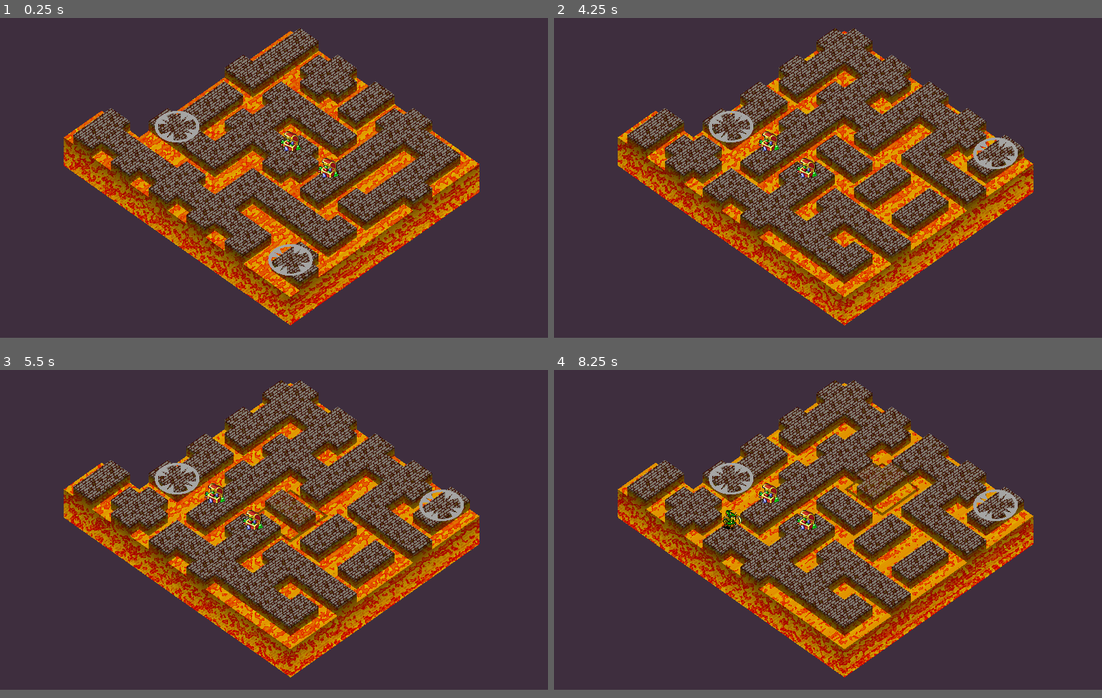
Above: before the commit, frames 1-4 (two rows, left to right).
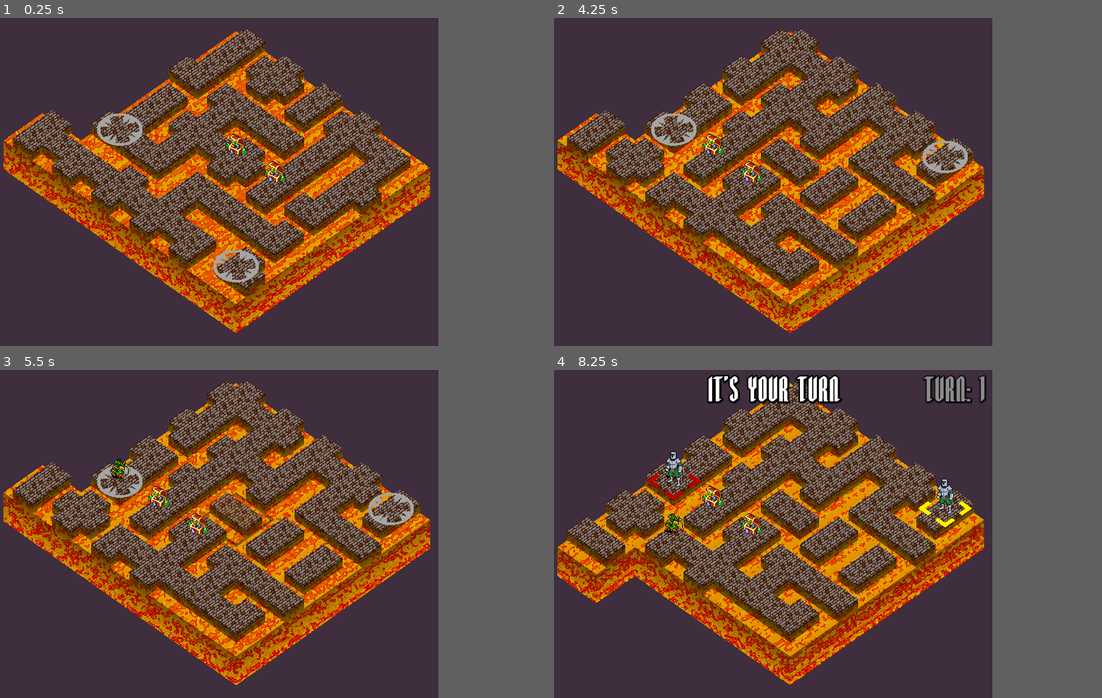
Above: after the commit, the same moments.

Repository: Maxic/magicmaze
Game: Godot game, scene res://main.tscn
The game is run twice, just before and just after one commit, with the same random seed, the same clock (stepped at 60 frames per second) and the same inputs.
Inputs (mouse positions are in pixels of both pictures, inside the frame that each line leads up to):
- Up to frame 1 (0.25 s): no input
- Up to frame 2 (4.25 s): move the mouse to (948, 162) at 0.52 s; hold Right (move_indicator_right) 0.53-1.28 s; tap Space (accept_indicator) at 0.6, 3.6 s; move the mouse to (718, 195) at 1.27 s; hold Left (move_indicator_left) 1.28-2.03 s; click (718, 195) at 1.35 s; move the mouse to (882, 106) at 2.02 s; hold Right (move_indicator_right) 2.03-3.53 s; tap Up (turn_indicator_clockwise) at 2.1 s; move the mouse to (800, 241) at 2.77 s; tap Down (turn_indicator_counterclockwise) at 2.85 s; move the mouse to (992, 224) at 3.52 s; hold Left (move_indicator_left) from 3.53 s (still down); tap R (reset) at 4.15 s
- Up to frame 3 (5.5 s): keep holding Left (move_indicator_left); move the mouse to (109, 481) at 4.27 s; click (109, 481) at 4.35 s; move the mouse to (301, 530) at 5.02 s; tap Up (turn_indicator_clockwise) at 5.1 s
- Up to frame 4 (8.25 s): move the mouse to (745, 448) at 5.77 s; release Left (move_indicator_left) at 5.78 s; hold Right (move_indicator_right) 5.78-8.03 s; tap Down (turn_indicator_counterclockwise) at 5.85 s; move the mouse to (948, 514) at 6.52 s; tap Space (accept_indicator) at 6.6 s; move the mouse to (718, 547) at 7.27 s; click (718, 547) at 7.35 s; move the mouse to (882, 458) at 8.02 s; hold Left (move_indicator_left) from 8.03 s (still down); tap Up (turn_indicator_clockwise) at 8.1 s
In our replay, the window is 800x468 before the commit and 640x480 after it. These sizes can differ from the game's own. Grey fills any space a smaller window leaves; there, only what the larger window draws over its background counts as a difference.

The runs differ from the first frame. In frame 1, 43% of the frame differs, in the area x 0-88%, y 3-97%; in frame 2, 44%; in frame 3, 44%; in frame 4, 45%, in the area x 0-88%, y 1-97%.

Commit message:
new selector, UI logic, sprites

Diff:
--- a/UI.tscn
+++ b/UI.tscn
@@ -1,7 +1,8 @@
-[gd_scene load_steps=4 format=2]
+[gd_scene load_steps=5 format=2]
 
 [ext_resource path="res://assets/fonts/devilsummonerexpand.ttf" type="DynamicFontData" id=1]
 [ext_resource path="res://scripts/UI.gd" type="Script" id=2]
+[ext_resource path="res://scripts/ui_element.gd" type="Script" id=3]
 
 [sub_resource type="DynamicFont" id=1]
 size = 48
@@ -31,16 +32,17 @@
 }
 
 [node name="VBoxContainer" type="VBoxContainer" parent="TopRightContainer"]
-margin_bottom = 580.0
+margin_bottom = 460.0
 
 [node name="turn_text" type="Label" parent="TopRightContainer/VBoxContainer"]
 visible = false
-margin_right = 98.0
+margin_right = 58.0
 margin_bottom = 45.0
 custom_fonts/font = SubResource( 1 )
 custom_colors/font_outline_modulate = Color( 0, 0, 0, 1 )
 custom_colors/font_color_shadow = Color( 0, 0, 0, 1 )
 text = "test"
+script = ExtResource( 3 )
 
 [node name="TopWideContainer" type="MarginContainer" parent="."]
 anchor_right = 1.0
@@ -50,7 +52,7 @@
 }
 
 [node name="VBoxContainer" type="VBoxContainer" parent="TopWideContainer"]
-margin_right = 1004.0
+margin_right = 620.0
 margin_bottom = 14.0
 
 [node name="phase_text" type="Label" parent="TopWideContainer/VBoxContainer"]
@@ -62,6 +64,7 @@
 custom_colors/font_color_shadow = Color( 0, 0, 0, 1 )
 text = "test"
 align = 1
+script = ExtResource( 3 )
 
 [node name="CenterWideContainer" type="MarginContainer" parent="."]
 anchor_top = 0.5
@@ -72,7 +75,7 @@
 }
 
 [node name="VBoxContainer" type="VBoxContainer" parent="CenterWideContainer"]
-margin_right = 1004.0
+margin_right = 620.0
 
 [node name="victory_text" type="Label" parent="CenterWideContainer/VBoxContainer"]
 visible = false
@@ -83,3 +86,4 @@
 custom_colors/font_color_shadow = Color( 0, 0, 0, 1 )
 text = "Victory!"
 align = 1
+script = ExtResource( 3 )
--- a/project.godot
+++ b/project.godot
@@ -49,6 +49,36 @@
 GameLogic="*res://scripts/game_logic.gd"
 EventManager="*res://scripts/event_manager.gd"
 
+[display]
+
+window/size/width=640
+window/size/height=480
+window/stretch/mode="viewport"
+window/stretch/aspect="keep_height"
+
+[importer_defaults]
+
+texture={
+"compress/bptc_ldr": 0,
+"compress/hdr_mode": 0,
+"compress/lossy_quality": 0.7,
+"compress/mode": 0,
+"compress/normal_map": 0,
+"detect_3d": false,
+"flags/anisotropic": false,
+"flags/filter": false,
+"flags/mipmaps": false,
+"flags/repeat": 0,
+"flags/srgb": 1,
+"process/HDR_as_SRGB": false,
+"process/fix_alpha_border": true,
+"process/invert_color": false,
+"process/premult_alpha": false,
+"size_limit": 0,
+"stream": false,
+"svg/scale": 1.0
+}
+
 [input]
 
 move_indicator_right={
--- a/scenes/hero_sprite.tscn
+++ b/scenes/hero_sprite.tscn
@@ -3,6 +3,8 @@
 [ext_resource path="res://assets/footman.png" type="Texture" id=1]
 
 [node name="hero" type="Sprite3D"]
-transform = Transform( 2, 0, 0, 0, 2, 0, 0, 0, 2, 0, 1, 0 )
+transform = Transform( 1, 0, 0, 0, 1, 0, 0, 0, 1, 0, 1, 0 )
+pixel_size = 0.025
 billboard = 1
+double_sided = false
 texture = ExtResource( 1 )
--- /dev/null
+++ b/scenes/highlight_cube.tscn
@@ -0,0 +1,44 @@
+[gd_scene load_steps=4 format=2]
+
+[sub_resource type="QuadMesh" id=1]
+size = Vector2( 2, 2 )
+
+[sub_resource type="Shader" id=2]
+code = "shader_type spatial;
+render_mode unshaded, cull_disabled, depth_draw_opaque;
+
+uniform float size;
+uniform float width;
+uniform vec4 inner_color: hint_color;
+uniform vec4 outer_color: hint_color;
+
+void fragment() {
+	ALPHA = 0.0;
+	vec2 uv = vec2(
+		abs(UV.x - 0.5) * 2.0,
+		abs(UV.y - 0.5) * 2.0
+	);
+
+	uv = uv + ((sin(TIME*5.0) + 1.0) / 8f);
+
+	float min_size = size - width;
+	if ((uv.x > min_size || uv.y > min_size) && (uv.x < size && uv.y < size)) {
+		vec4 color = mix(inner_color, outer_color, max(uv.x - min_size, uv.y - min_size) / width);
+		ALPHA = color.a;
+		ALBEDO = color.rgb;
+	}
+}"
+
+[sub_resource type="ShaderMaterial" id=3]
+shader = SubResource( 2 )
+shader_param/size = 1.0
+shader_param/width = 0.1
+shader_param/inner_color = Color( 0.537255, 0, 0.529412, 1 )
+shader_param/outer_color = Color( 0.211765, 0, 0.262745, 1 )
+
+[node name="Spatial" type="Spatial"]
+
+[node name="MeshInstance" type="MeshInstance" parent="."]
+transform = Transform( 1, 0, 0, 0, -4.37114e-08, 1, 0, -1, -4.37114e-08, 0, -0.5, 0 )
+mesh = SubResource( 1 )
+material/0 = SubResource( 3 )
--- a/scripts/UI.gd
+++ b/scripts/UI.gd
@@ -8,7 +8,7 @@
 var show_for_time
 var active_element
 
-var match_element
+var ui_element
 var match_element_text
 
 var ui_action
@@ -20,53 +20,41 @@
 func _ready():
 	pass
 
-func _physics_process(delta):
 
-	if ui_action:
-		active_element = match_element
-		t += delta
-		if fade_in == true:
-			active_element.modulate.a += fade_in_time
-			if active_element.modulate.a >= 1:
-				active_element.modulate.a = 1
-				fade_in = false
-		if show_for_time != -1:
-			if t >= show_for_time:
-				if fade_out:
-					active_element.modulate.a -= fade_out_time
-					if active_element.modulate.a <= 0:
-							active_element.modulate.a = 0
-							active_element.visible = false
-				else:
-					active_element.visible = false
+# 	UI.set_ui_text("name of UI node","text to be displayed")
+#	UI.fade_in_and_show_ui("name of UI node",alpha added per frame until the value is 1, total display time)
+#	UI.fade_out_and_hide_ui("name of UI node",alpha substracted per frame until value is 0)
 
 
-func set_ui_text(ui_element_name, ui_element_text):
-	match_element = find_ui_element(ui_element_name)
-	match_element.text = ui_element_text
+func victory_msg():
+	result_text_label.set_ui_text("Victory!")
+	result_text_label.fade_in_and_show_ui(0.01,-1)
+	result_text_label.ui_action = true
 
-func fade_in_and_show_ui(ui_element_name, fade_time, show_time):
-	fade_in = true
-	fade_in_time = fade_time
-	show_for_time = show_time
-	match_element.modulate.a = 0
-	match_element.visible = true
-	ui_action = true
+func your_are_dead_msg():
+	result_text_label.set_ui_text("You are dead")
+	result_text_label.fade_in_and_show_ui(0.01,-1)
+	result_text_label.ui_action = true
 
+func hero_intention_phase_msg():
+	phase_text_label.set_ui_text("The Heroes plan..")
+	phase_text_label.fade_in_and_show_ui(0.1,3)
+	phase_text_label.fade_out_and_hide_ui(0.05)
+	phase_text_label.ui_action = true
 
-func fade_out_and_hide_ui(ui_element_name, fade_time):
-	fade_out = true
-	fade_out_time = fade_time
+func player_phase_msg():
+	phase_text_label.set_ui_text("It's your turn")
+	phase_text_label.fade_in_and_show_ui(0.1,2)
+	phase_text_label.fade_out_and_hide_ui(0.05)
+	phase_text_label.ui_action = true
 
-func find_ui_element(ui_element_name):
-	t = 0.0
-	match ui_element_name:
+func hero_action_phase_msg():
+	phase_text_label.set_ui_text("The Heroes move!")
+	phase_text_label.fade_in_and_show_ui(0.1,2)
+	phase_text_label.fade_out_and_hide_ui(0.05)
+	phase_text_label.ui_action = true
 
-		"phase_text":
-			match_element = phase_text_label
-		"result_text":
-			match_element = result_text_label
-		"turn_text":
-			match_element = turn_text_label
-
-	return match_element
+func set_turn_timer(turn):
+	turn_text_label.set_ui_text(("Turn: " + str(turn)))
+	turn_text_label.fade_in_and_show_ui(0.01,-1)
+	turn_text_label.ui_action = true
--- a/scripts/event_manager.gd
+++ b/scripts/event_manager.gd
@@ -8,33 +8,21 @@
 func reset():
 	UI = get_node("/root/main/UI")
 
-# 	UI.set_ui_text("name of UI node","text to be displayed")
-#	UI.fade_in_and_show_ui("name of UI node",alpha added per frame until the value is 1, total display time)
-#	UI.fade_out_and_hide_ui("name of UI node",alpha substracted per frame until value is 0)
 
 func victory_msg():
-	UI.set_ui_text("result_text","Victory!")
-	UI.fade_in_and_show_ui("result_text",0.01,-1)
+	UI.victory_msg()
 
 func your_are_dead_msg():
-	UI.set_ui_text("result_text","You are dead")
-	UI.fade_in_and_show_ui("result_text",0.01,-1)
+	UI.your_are_dead_msg()
 
 func hero_intention_phase_msg():
-	UI.set_ui_text("phase_text","The Heroes plan..")
-	UI.fade_in_and_show_ui("phase_text",0.1,3)
-	UI.fade_out_and_hide_ui("phase_text",0.05)
+	UI.hero_intention_phase_msg()
 
 func player_phase_msg():
-	UI.set_ui_text("phase_text","It's your turn")
-	UI.fade_in_and_show_ui("phase_text",0.1,2)
-	UI.fade_out_and_hide_ui("phase_text",0.05)
+	UI.player_phase_msg()
 
 func hero_action_phase_msg():
-	UI.set_ui_text("phase_text","The Heroes move!")
-	UI.fade_in_and_show_ui("phase_text",0.1,2)
-	UI.fade_out_and_hide_ui("phase_text",0.05)
+	UI.hero_action_phase_msg()
 
 func set_turn_timer(turn):
-	UI.set_ui_text("turn_text",("Turn: " + str(turn)))
-	UI.fade_in_and_show_ui("turn_text",0.01,-1)
+	UI.set_turn_timer(turn)
--- /dev/null
+++ b/scripts/ui_element.gd
@@ -0,0 +1,50 @@
+extends Label
+
+
+var t = 0.0
+var fade_in
+var fade_out
+var fade_in_time
+var fade_out_time
+var show_for_time
+var active_element
+
+var ui_action = false
+
+func _ready():
+	pass
+
+func _physics_process(delta):
+
+	if ui_action:
+		t += delta
+		if fade_in == true:
+			self.modulate.a += fade_in_time
+			if self.modulate.a >= 1:
+				self.modulate.a = 1
+				fade_in = false
+		if show_for_time != -1:
+			if t >= show_for_time:
+				if fade_out:
+					self.modulate.a -= fade_out_time
+					if self.modulate.a <= 0:
+							self.modulate.a = 0
+							self.visible = false
+				else:
+					self.visible = false
+
+
+func set_ui_text(ui_element_text):
+	self.text = ui_element_text
+
+func fade_in_and_show_ui(fade_time, show_time):
+	fade_in = true
+	fade_in_time = fade_time
+	show_for_time = show_time
+	self.modulate.a = 0
+	self.visible = true
+
+
+func fade_out_and_hide_ui(fade_time):
+	fade_out = true
+	fade_out_time = fade_time
--- /dev/null
+++ b/shaders/fire.gdshader
@@ -0,0 +1,21 @@
+shader_type spatial;
+render_mode unshaded, cull_disabled, depth_draw_opaque;
+
+uniform float size;
+uniform float width;
+uniform vec4 inner_color: hint_color;
+uniform vec4 outer_color: hint_color;
+
+void fragment() {
+	ALPHA = 0.0;
+	vec2 uv = vec2(
+		abs(UV.x - 0.5) * 2.0,
+		abs(UV.y - 0.5) * 2.0
+	);
+	float min_size = size - width;
+	if ((uv.x > min_size || uv.y > min_size) && (uv.x < size && uv.y < size)) {
+		vec4 color = mix(inner_color, outer_color, max(uv.x - min_size, uv.y - min_size) / width);
+		ALPHA = color.a;
+		ALBEDO = color.rgb;
+	}
+}
--- /dev/null
+++ b/shaders/highlight_cube.tres
@@ -0,0 +1,10 @@
+[gd_resource type="ShaderMaterial" load_steps=2 format=2]
+
+[ext_resource path="res://shaders/fire.gdshader" type="Shader" id=1]
+
+[resource]
+shader = ExtResource( 1 )
+shader_param/size = 1.0
+shader_param/width = 1.0
+shader_param/inner_color = Color( 0, 1, 0.0117647, 1 )
+shader_param/outer_color = null
